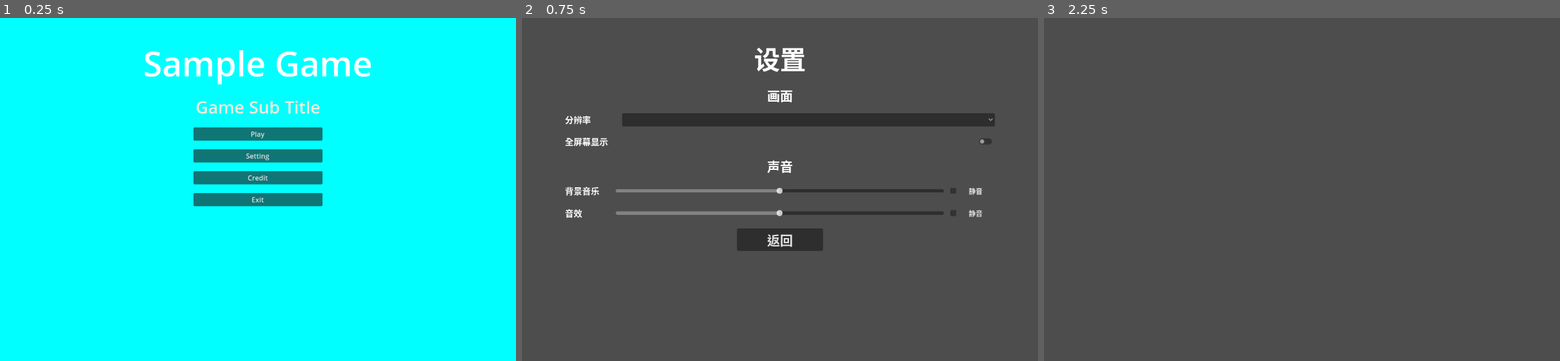
Above: before the commit, frames 1-3 (left to right).
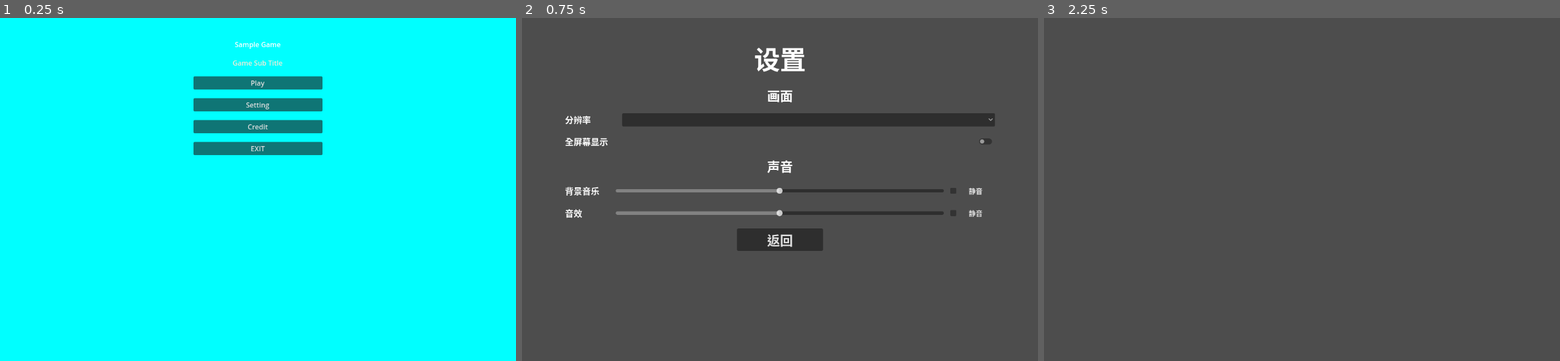
Above: after the commit, the same moments.

Repository: zhufree/GodotTemplate
Game: Godot game, scene res://start.tscn
Same seed, same stepped clock (60 frames per second), same inputs: the game is played once before the commit and once after it.
Inputs:
- Up to frame 1 (0.25 s): no input
- Up to frame 2 (0.75 s): click "Setting" at 0.5 s
- Up to frame 3 (2.25 s): click "返回" at 1.25 s; click "Credit" at 2 s

The runs differ from the first frame. In frame 1, 7.7% of the frame differs, in the area x 28-72%, y 6-55%; in frame 2, nothing differs; in frame 3, nothing differs.

Commit message:
use csv translation; add README.md;

Diff:
--- a/global.gd
+++ b/global.gd
@@ -3,17 +3,4 @@
 var music_volume = 0
 var sound_volume = 0
 
-var saved_game: SavedGame
-
-func _ready() -> void:
-	load_data()
-	print("load data: ", saved_game)
-
-func load_data() -> void:
-	if ResourceLoader.exists("user://saved_game.tres"):
-		saved_game = ResourceLoader.load("user://saved_game.tres")
-	else:
-		saved_game = SavedGame.new()
-
-func init_data() -> void:
-	saved_game = SavedGame.new()
+var saved_game: SaveData
--- a/main.gd
+++ b/main.gd
@@ -5,8 +5,3 @@
 # Called when the node enters the scene tree for the first time.
 func _ready() -> void:
 	game_bgm_player.play()
-
-
-# Called every frame. 'delta' is the elapsed time since the previous frame.
-func _process(delta: float) -> void:
-	pass
--- a/project.godot
+++ b/project.godot
@@ -18,8 +18,13 @@
 [autoload]
 
 Global="*res://global.gd"
+SaveManager="*res://save_manager.gd"
 
 [display]
 
 window/size/viewport_width=1200
 window/size/viewport_height=800
+
+[internationalization]
+
+locale/translations=PackedStringArray("res://translations/strings.en.translation", "res://translations/strings.zh_CN.translation")
--- a/saved_game.gd
+++ b/save_data.gd
@@ -1,8 +1,9 @@
 extends Resource
-class_name SavedGame
+class_name SaveData
 
 @export var latest_level: String = "res://scenes/level/level_1.tscn"
 @export var items: Array = [null, null, null, null, null, null, null, null, null]
+@export var language: String = "en"
 
 func save_level_data(_latest_level, _items) -> void:
 	if _latest_level:
@@ -14,5 +15,12 @@
 	items = _items
 	_save()
 
+func save_language(_language):
+	language = _language
+	_save()
+
+func get_language():
+	return language
+
 func _save() -> void:
 	ResourceSaver.save(self, "user://saved_game.tres")
--- /dev/null
+++ b/save_manager.gd
@@ -0,0 +1,40 @@
+# save_manager.db
+extends Node
+
+var save_file_path = ProjectSettings.globalize_path("user://") # production
+#var save_file_path = ProjectSettings.globalize_path("res://") # test
+var save_file_name = "save.tres"
+var save_data = SaveData.new()
+
+
+func save_level_index(_latest_level):
+	save_data.latest_level = _latest_level
+	save()
+
+func get_level_index():
+	return save_data.latest_level
+
+
+func save_language(_language):
+	save_data.language = _language
+	save()
+
+func get_language():
+	return save_data.language
+
+func verify_save_directory(path: String):
+	DirAccess.make_dir_absolute(path)
+
+func load_save_data():
+	if FileAccess.file_exists(save_file_path + save_file_name):
+		save_data = ResourceLoader.load(save_file_path + save_file_name).duplicate(true)
+		print('save data loaded')
+
+func save():
+	ResourceSaver.save(save_data, save_file_path + save_file_name)
+	print('data saved')
+
+# Called when the node enters the scene tree for the first time.
+func _ready():
+	verify_save_directory(save_file_path)
+	load_save_data()
--- a/start.gd
+++ b/start.gd
@@ -6,9 +6,13 @@
 @export var title_font_size: int = 80
 @export var subtitle_font_size: int = 40
 @onready var color_rect: ColorRect = $ColorRect
+@onready var menu_bgm_player: AudioStreamPlayer2D = $MenuBGMPlayer
 @onready var game_title: Label = $MarginContainer/VBoxContainer/GameTitle
 @onready var game_subtitle: Label = $MarginContainer/VBoxContainer/GameSubtitle
-@onready var menu_bgm_player: AudioStreamPlayer2D = $MenuBGMPlayer
+@onready var play_button: Button = $MarginContainer/VBoxContainer/MarginContainer/MenuButtonGroup/PlayButton
+@onready var setting_button: Button = $MarginContainer/VBoxContainer/MarginContainer/MenuButtonGroup/SettingButton
+@onready var credit_button: Button = $MarginContainer/VBoxContainer/MarginContainer/MenuButtonGroup/CreditButton
+@onready var exit_button: Button = $MarginContainer/VBoxContainer/MarginContainer/MenuButtonGroup/ExitButton
 
 
 # Called when the node enters the scene tree for the first time.
@@ -16,21 +20,33 @@
 	color_rect.color = background_color
 	game_title.add_theme_color_override("font_color", title_color)
 	game_subtitle.add_theme_color_override("font_color", subtitle_color)
-	game_title.add_theme_font_size_override("font_size", title_font_size)
-	game_subtitle.add_theme_font_size_override("font_size", subtitle_font_size)
+	game_title.add_theme_color_override("font_size", title_font_size)
+	game_subtitle.add_theme_color_override("font_size", subtitle_font_size)
 	menu_bgm_player.play()
+	TranslationServer.set_locale(SaveManager.get_language())
+
+	play_button.pressed.connect(_on_play_pressed)
+	setting_button.pressed.connect(_on_setting_pressed)
+	credit_button.pressed.connect(_on_credit_pressed)
+	exit_button.pressed.connect(_on_quit_pressed)
+
+func _on_language_changed():
+	if SaveManager.get_language() == 'zh_CN':
+		SaveManager.save_language('en')
+		TranslationServer.set_locale('en')
+	else:
+		SaveManager.save_language('zh_CN')
+		TranslationServer.set_locale('zh_CN')
 
 
-func _on_exit_button_pressed() -> void:
-	get_tree().quit()
-
-func _on_play_button_pressed() -> void:
+func _on_play_pressed():
 	get_tree().change_scene_to_file("res://main.tscn")
 
-
-func _on_setting_button_pressed() -> void:
+func _on_setting_pressed():
 	get_tree().change_scene_to_file("res://setting.tscn")
 
+func _on_credit_pressed():
+	get_tree().change_scene_to_file("res://credit.tscn")
 
-func _on_credit_button_pressed() -> void:
-	get_tree().change_scene_to_file("res://credit.tscn")
+func _on_quit_pressed():
+	get_tree().quit()
--- a/start.tscn
+++ b/start.tscn
@@ -39,13 +39,13 @@
 
 [node name="GameTitle" type="Label" parent="MarginContainer/VBoxContainer"]
 layout_mode = 2
-text = "Sample Game"
+text = "GAME_TITLE"
 horizontal_alignment = 1
 vertical_alignment = 1
 
 [node name="GameSubtitle" type="Label" parent="MarginContainer/VBoxContainer"]
 layout_mode = 2
-text = "Game Sub Title"
+text = "GAME_SUB_TITLE"
 horizontal_alignment = 1
 vertical_alignment = 1
 
@@ -60,19 +60,19 @@
 
 [node name="PlayButton" type="Button" parent="MarginContainer/VBoxContainer/MarginContainer/MenuButtonGroup"]
 layout_mode = 2
-text = "Play"
+text = "PLAY"
 
 [node name="SettingButton" type="Button" parent="MarginContainer/VBoxContainer/MarginContainer/MenuButtonGroup"]
 layout_mode = 2
-text = "Setting"
+text = "SETTING"
 
 [node name="CreditButton" type="Button" parent="MarginContainer/VBoxContainer/MarginContainer/MenuButtonGroup"]
 layout_mode = 2
-text = "Credit"
+text = "CREDIT"
 
 [node name="ExitButton" type="Button" parent="MarginContainer/VBoxContainer/MarginContainer/MenuButtonGroup"]
 layout_mode = 2
-text = "Exit"
+text = "EXIT"
 
 [node name="MenuBGMPlayer" type="AudioStreamPlayer2D" parent="."]
 stream = ExtResource("2_r5am1")
--- /dev/null
+++ b/translations/strings.csv
@@ -0,0 +1,7 @@
+keys,en,zh_CN
+GAME_TITLE,Sample Game,示例游戏
+GAME_SUB_TITLE,Game Sub Title,游戏副标题
+PLAY,Play,开始游戏
+SETTING,Setting,设置
+CREDIT,Credit,制作人员
+QUIT,Quit,退出
Not shown, removed: start.pot
Not shown, added: translations/strings.csv.import
Binary file added: translations/strings.en.translation
Binary file added: translations/strings.zh_CN.translation
Not shown, changed: .gitignore
Not shown, added: .windsurfrules
Not shown, added: README.md
